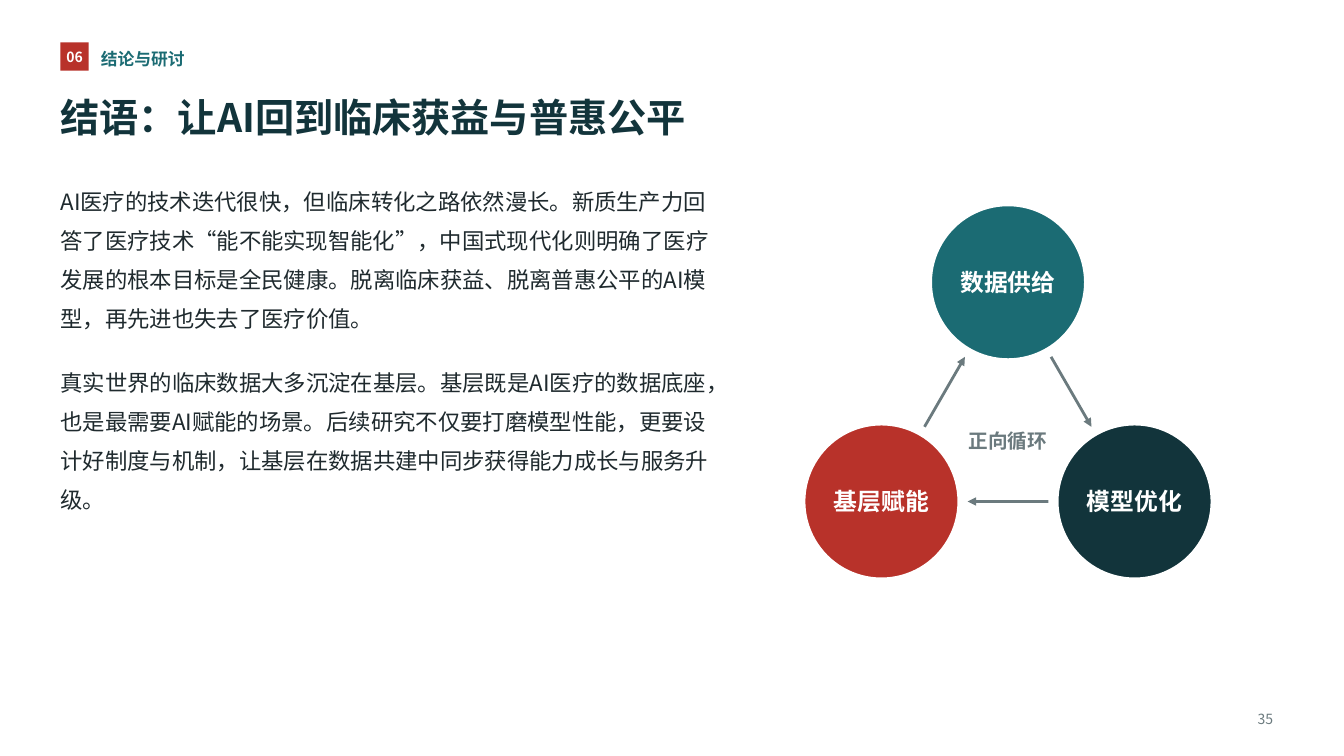
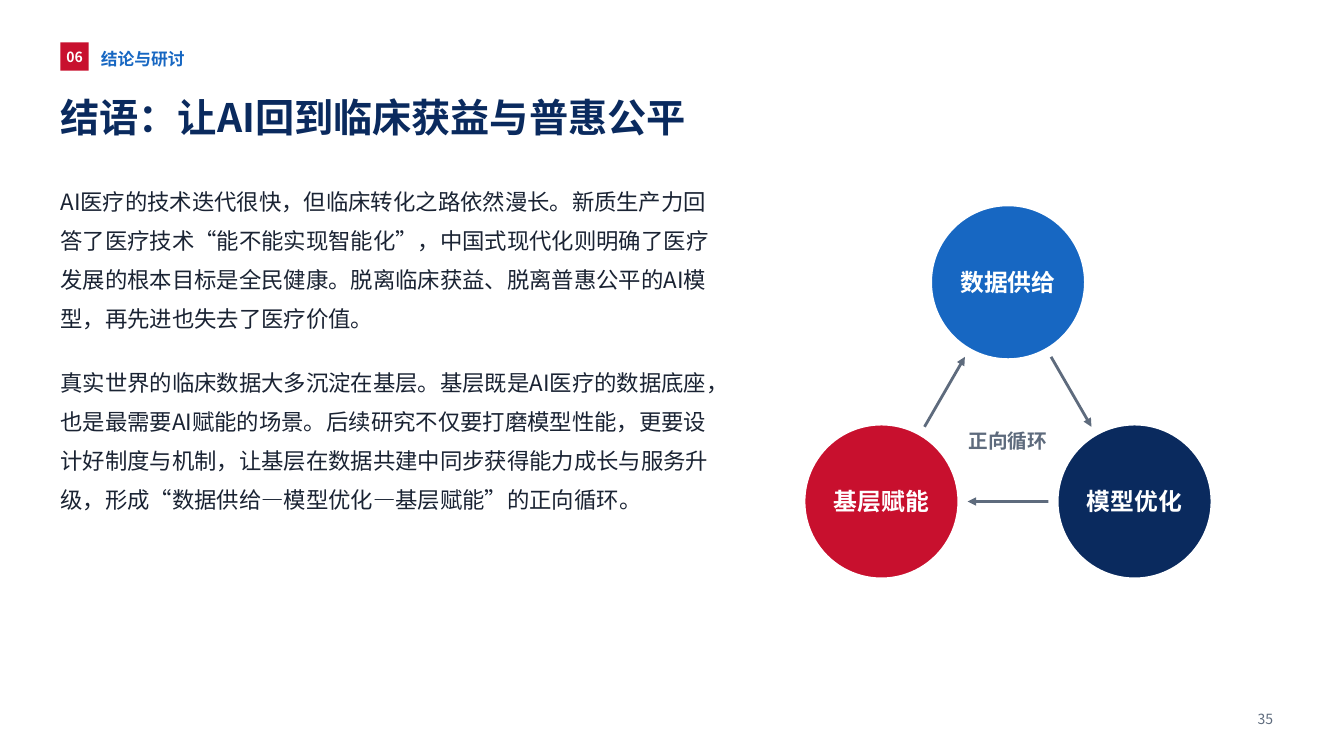
Before and after one commit to query11/test, a slide deck: slide 35 of AI新质生产力赋能中国式医疗现代化_优化版.pptx. Drawn at 1344x756 pixels with LibreOffice and Linux fonts; fonts in the diff are those of the drawing. Boxes give left, top, right and bottom in pixels: in the first picture for what was removed or moved away, otherwise in the second. Text is boxed around its words. In the diff, an @@ line names an element or a change of style, - is before the commit and + after.

```diff
--- a/AI新质生产力赋能中国式医疗现代化_优化版.pptx
+++ b/AI新质生产力赋能中国式医疗现代化_优化版.pptx
@@ rectangle "06" at (60, 42, 89, 71): fill #B8322A to #C8102E @@
@@ text "结论与研讨" at (101, 50, 185, 67): text colour #1B6B73 to #1767C2 @@
@@ title "结语：让AI回到临床获益与普惠公平" at (60, 98, 685, 136): text colour #12343B to #0A2A5E @@
@@ ellipse "数据供给" at (930, 204, 1086, 360): fill #1B6B73 to #1767C2 @@
@@ arrow (925, 426) - (965, 357): stroke #6B7A7E 2 pt to #5E6B7D 2 pt @@
@@ arrow (1052, 357) - (1092, 426): stroke #6B7A7E 2 pt to #5E6B7D 2 pt @@
@@ text at (60, 372, 728, 510): text changed; text colour #1F2A2E to #1A2333 @@
-真实世界的临床数据大多沉淀在基层。基层既是AI医疗的数据底座，也是最需要AI赋能的场景。后续研究不仅要打磨模型性能，更要设计好制度与机制，让基层在数据共建中同步获得能力成长与服务升级。
+真实世界的临床数据大多沉淀在基层。基层既是AI医疗的数据底座，也是最需要AI赋能的场景。后续研究不仅要打磨模型性能，更要设计好制度与机制，让基层在数据共建中同步获得能力成长与服务升级，形成“数据供给—模型优化—基层赋能”的正向循环。
@@ text "正向循环" at (969, 431, 1048, 450): text colour #6B7A7E to #5E6B7D @@
@@ ellipse "基层赋能" at (804, 423, 960, 580): fill #B8322A to #C8102E @@
@@ ellipse "模型优化" at (1057, 423, 1213, 580): fill #12343B to #0A2A5E @@
@@ arrow (1049, 501) - (968, 501): stroke #6B7A7E 2 pt to #5E6B7D 2 pt @@
@@ page number at (1258, 713, 1274, 724): text colour #6B7A7E to #5E6B7D @@
```
Also in this commit, not shown: 34 other slides changed, 2 slides added, 1 slide removed.
